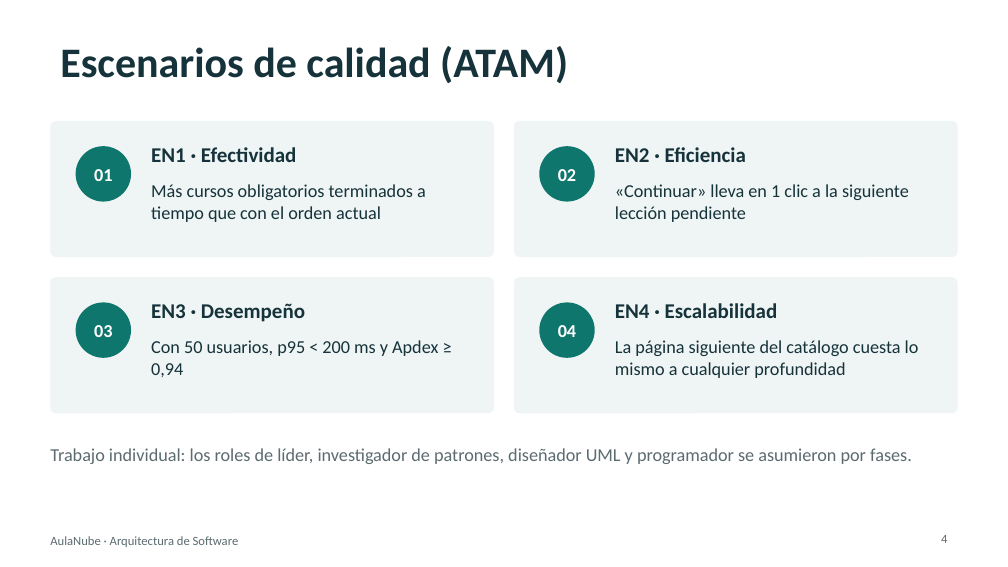
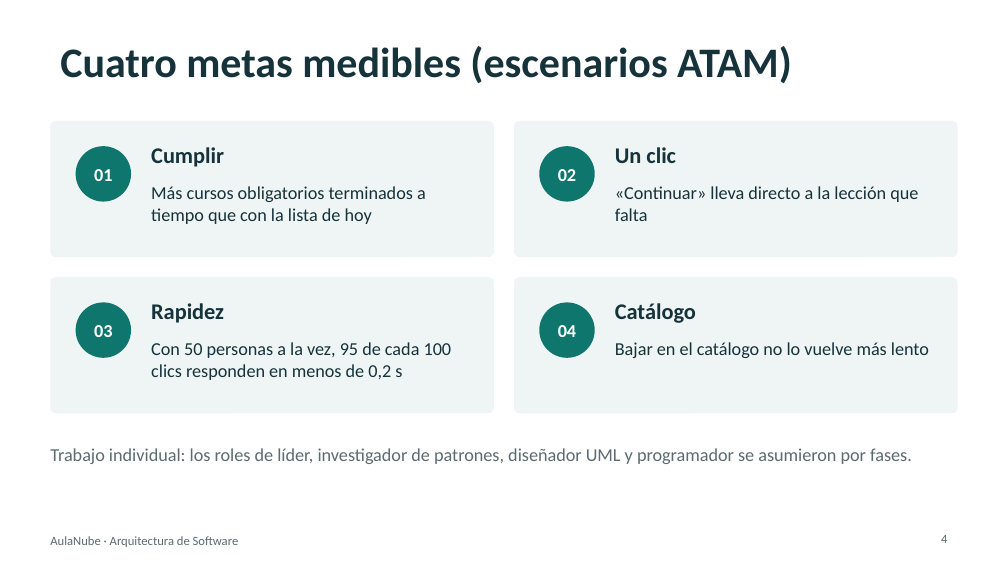
Before and after one commit to augustocco/aulanube-rutas, a slide deck: slide 4 of docs/presentacion/Presentacion-AulaNube-Rutas.pptx. Drawn at 1008x567 pixels with LibreOffice and Linux fonts; fonts in the diff are those of the drawing. Boxes give left, top, right and bottom in pixels: in the first picture for what was removed or moved away, otherwise in the second. Text is boxed around its words. In the diff, an @@ line names an element or a change of style, - is before the commit and + after.

```diff
--- a/docs/presentacion/Presentacion-AulaNube-Rutas.pptx
+++ b/docs/presentacion/Presentacion-AulaNube-Rutas.pptx
@@ title at (x1=60, y1=46, x2=792, y2=83): text changed @@
-Escenarios de calidad (ATAM)
+Cuatro metas medibles (escenarios ATAM)
@@ text at (x1=151, y1=147, x2=224, y2=167): text changed; size 15 to 16 pt @@
-EN1 · Efectividad
+Cumplir
@@ text at (x1=615, y1=147, x2=676, y2=163): text changed; size 15 to 16 pt @@
-EN2 · Eficiencia
+Un clic
@@ text at (x1=151, y1=186, x2=426, y2=224): text changed @@
-Más cursos obligatorios terminados a tiempo que con el orden actual
+Más cursos obligatorios terminados a tiempo que con la lista de hoy
@@ text at (x1=615, y1=186, x2=918, y2=221): text changed @@
-«Continuar» lleva en 1 clic a la siguiente lección pendiente
+«Continuar» lleva directo a la lección que falta
@@ text at (x1=151, y1=303, x2=224, y2=323): text changed; size 15 to 16 pt @@
-EN3 · Desempeño
+Rapidez
@@ text at (x1=615, y1=303, x2=696, y2=323): text changed; size 15 to 16 pt @@
-EN4 · Escalabilidad
+Catálogo
@@ text at (x1=151, y1=342, x2=452, y2=380): text changed @@
-Con 50 usuarios, p95 < 200 ms y Apdex ≥ 0,94
+Con 50 personas a la vez, 95 de cada 100 clics responden en menos de 0,2 s
@@ text at (x1=615, y1=342, x2=929, y2=358): text changed @@
-La página siguiente del catálogo cuesta lo mismo a cualquier profundidad
+Bajar en el catálogo no lo vuelve más lento
```
Also in this commit, not shown: 6 slides added, 5 slides removed, 7 other files.
